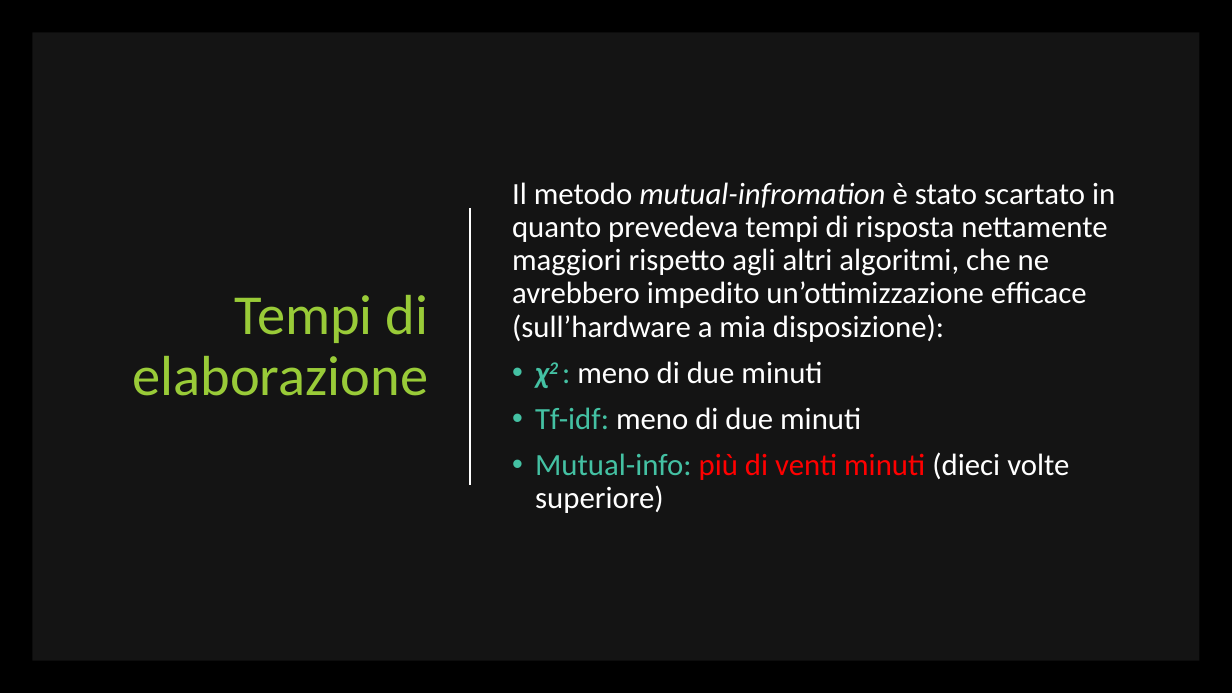
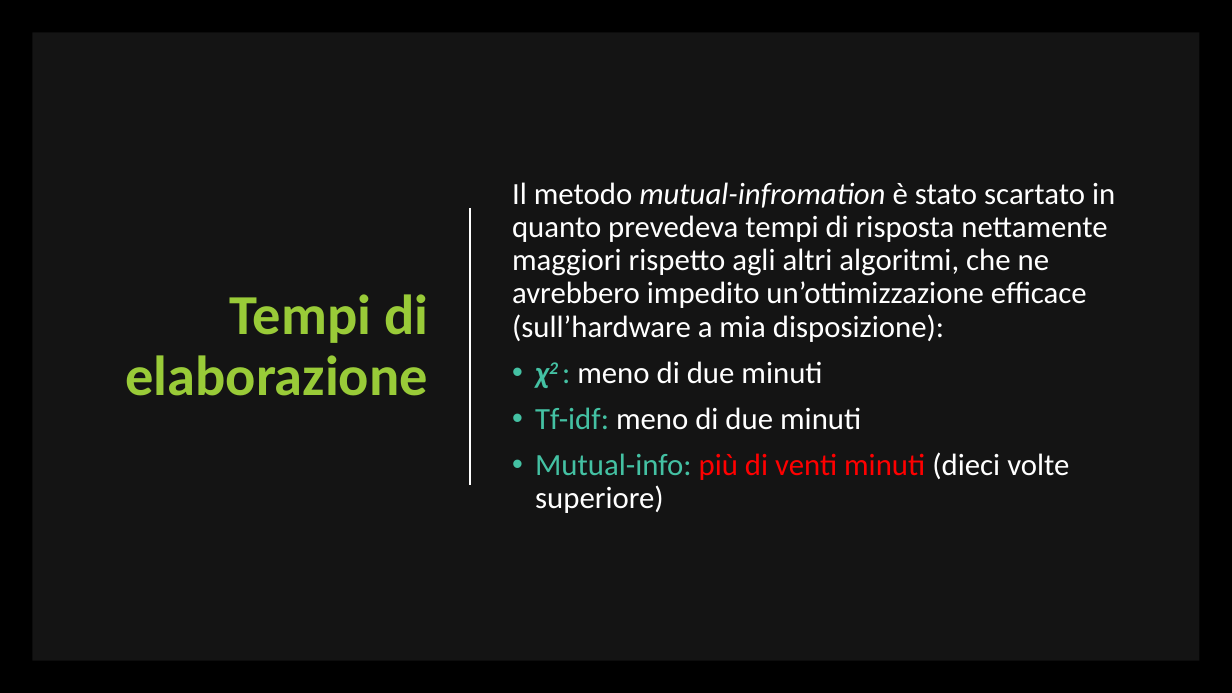
Before and after one commit to unipi-fr/LargeScaleMultiStructureDatabases, a slide deck: slide 7 of Task2/Documentation/Data Mining/Presentazione Data Mining.pptx. Drawn at 1232x693 pixels with LibreOffice and Linux fonts; fonts in the diff are those of the drawing. Boxes give left, top, right and bottom in pixels: in the first picture for what was removed or moved away, otherwise in the second. Text is boxed around its words. In the diff, an @@ line names an element or a change of style, - is before the commit and + after.

```diff
--- a/Task2/Documentation/Data Mining/Presentazione Data Mining.pptx
+++ b/Task2/Documentation/Data Mining/Presentazione Data Mining.pptx
@@ title "Tempi di elaborazione" at bbox=[125, 294, 428, 396]: bold on @@
```
Also in this commit, not shown: 5 other slides changed, 10 slides added, 1 slide removed, 9 other files.
